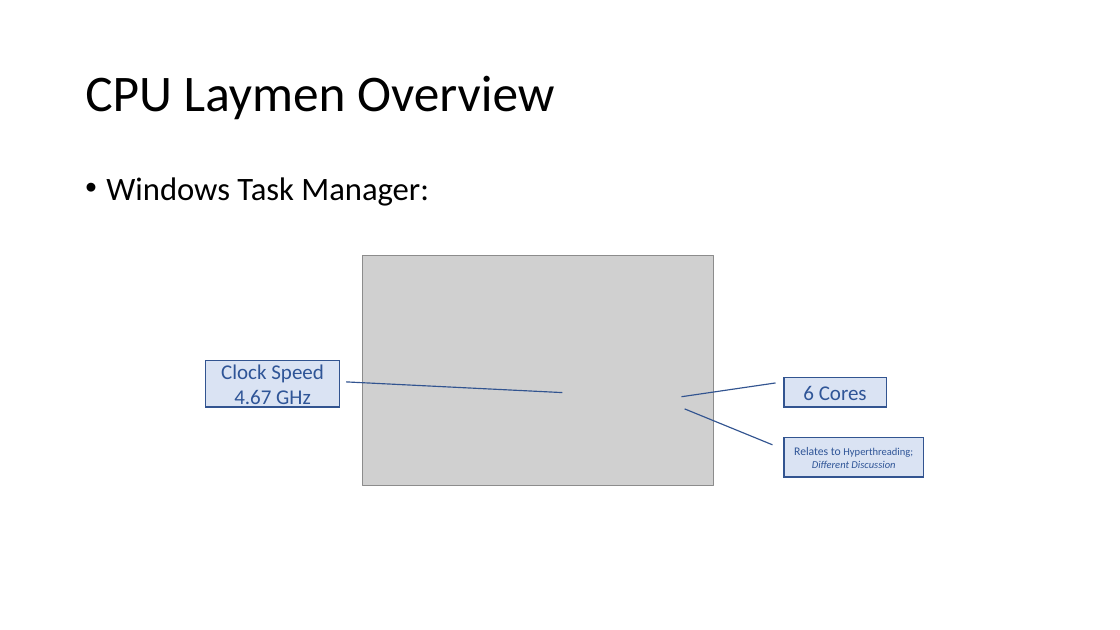
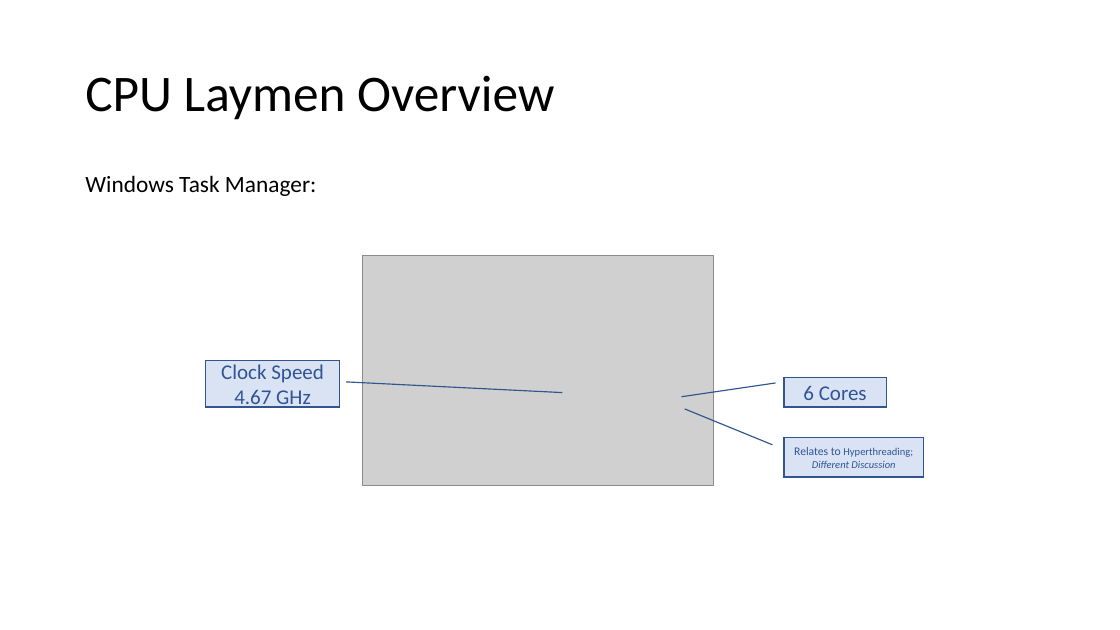
Before and after one commit to davxdan/MachineLearning, a slide deck: slide 3 of GPU Project/Project.pptx (slide 2 before the commit). Drawn at 1120x630 pixels with LibreOffice and Linux fonts; fonts in the diff are those of the drawing; grey boxes stand for pictures. Boxes give left, top, right and bottom in pixels: in the first picture for what was removed or moved away, otherwise in the second. Text is boxed around its words. In the diff, an @@ line names an element or a change of style, - is before the commit and + after.

```diff
--- a/GPU Project/Project.pptx
+++ b/GPU Project/Project.pptx
@@ text "Windows Task Manager:" at [85, 175, 316, 196]: size 28 to 20 pt; bullet • to none @@
```
Also in this commit, not shown: 6 other slides changed, 9 slides added, 4 slides removed, 1 other file.
